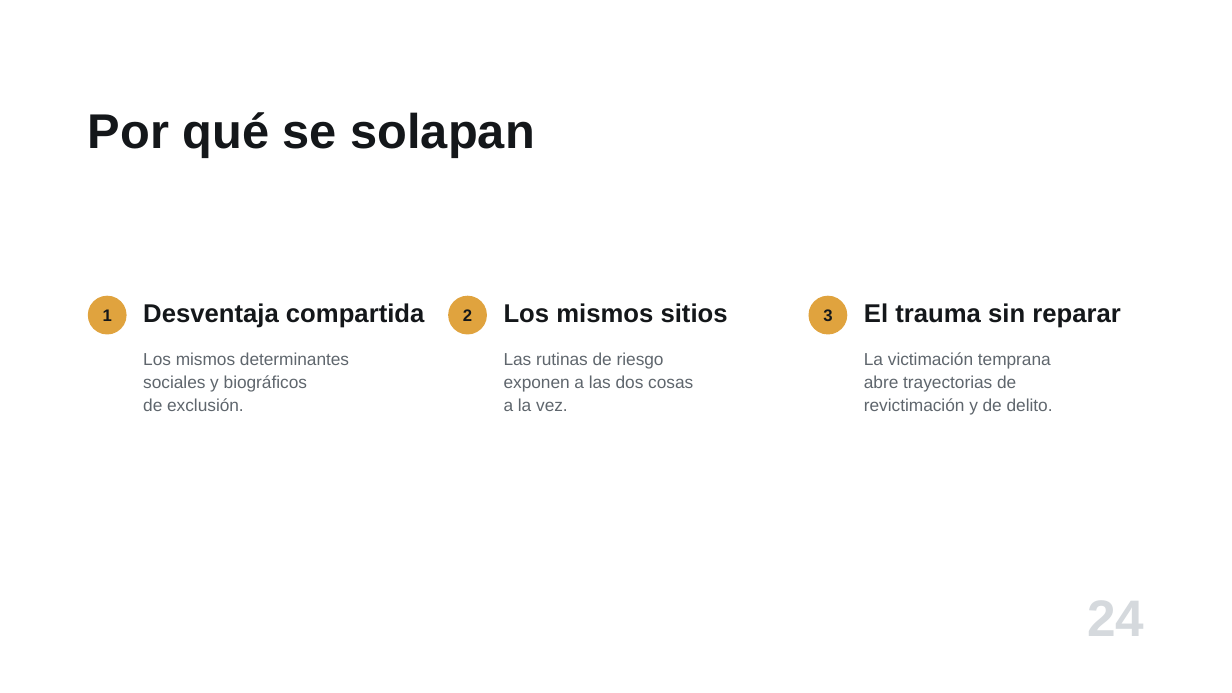
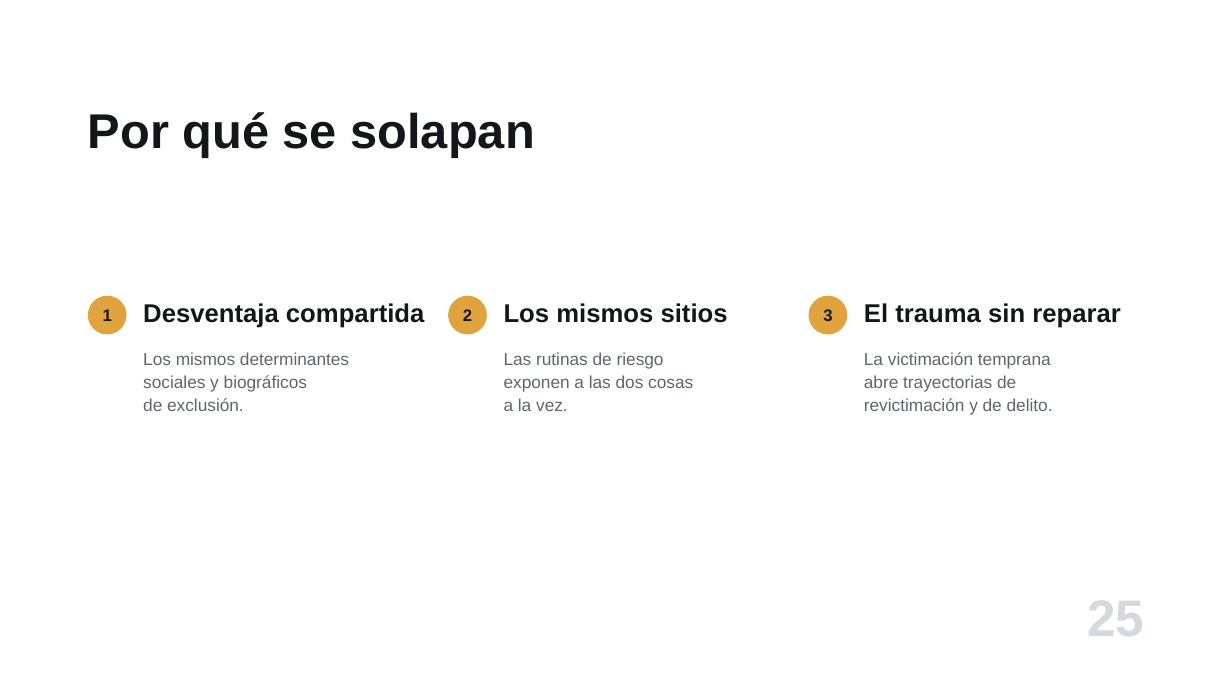
Before and after one commit to jjmedinaariza/intro_crimi, a slide deck: slide 25 of presentaciones/Cap07_Las-victimas.pptx (slide 24 before the commit). Drawn at 1232x693 pixels with LibreOffice and Linux fonts; fonts in the diff are those of the drawing. Boxes give left, top, right and bottom in pixels: in the first picture for what was removed or moved away, otherwise in the second. Text is boxed around its words. In the diff, an @@ line names an element or a change of style, - is before the commit and + after.

```diff
--- a/presentaciones/Cap07_Las-victimas.pptx
+++ b/presentaciones/Cap07_Las-victimas.pptx
@@ text at [1087,601,1144,636]: text changed @@
-24
+25
```
Also in this commit, not shown: 32 other slides changed, 6 slides added, 21 other files.
